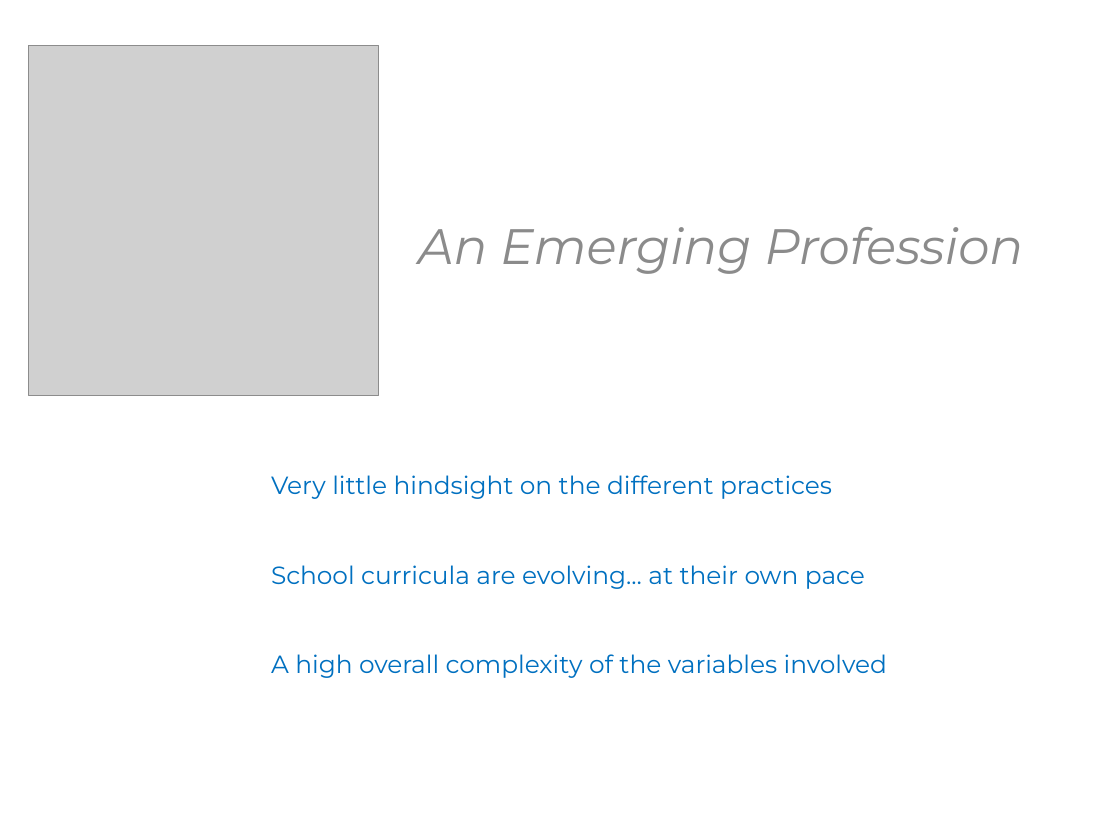
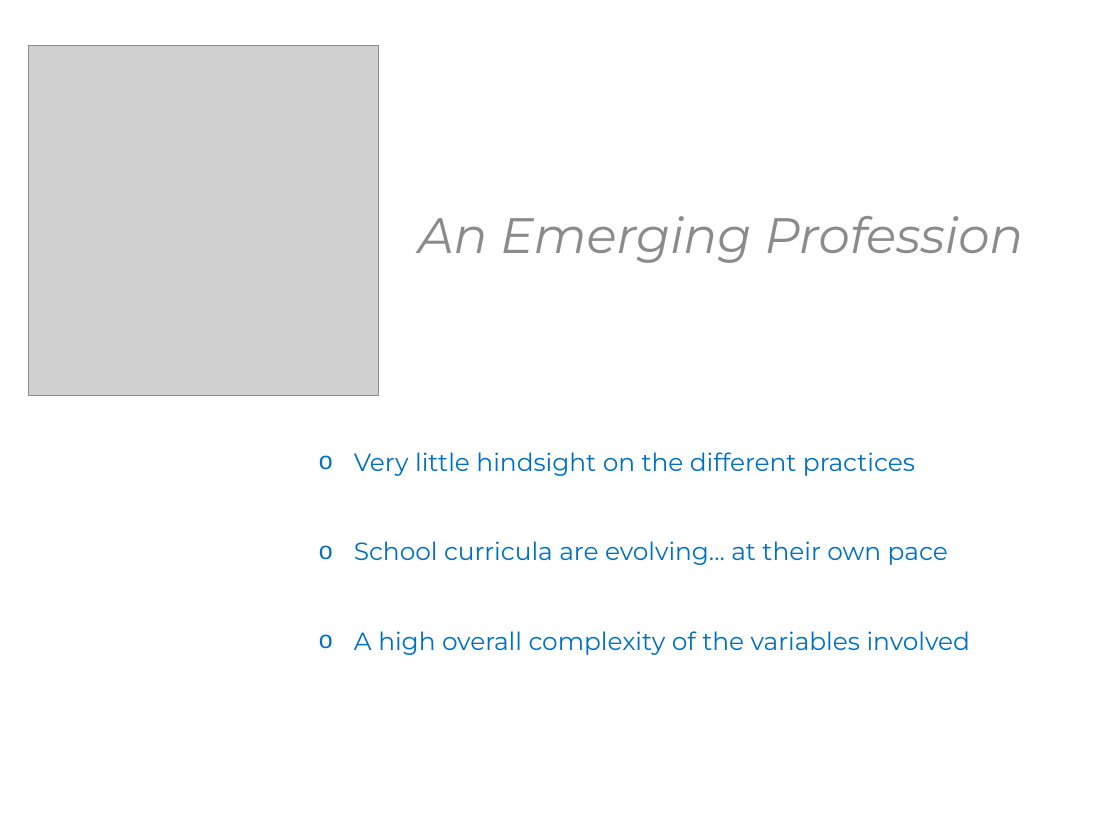
Before and after one commit to KhrisFernandez/tdd, a slide deck: slide 16 of initiation/resources/TDD - Initiation - EN.pptx (slide 30 before the commit). Drawn at 1120x840 pixels with LibreOffice and Linux fonts; fonts in the diff are those of the drawing; grey boxes stand for pictures. Boxes give left, top, right and bottom in pixels: in the first picture for what was removed or moved away, otherwise in the second. Text is boxed around its words. In the diff, an @@ line names an element or a change of style, - is before the commit and + after.

Commit message:
Initiation EN: overall refactor

```diff
--- a/initiation/resources/TDD - Initiation - EN.pptx
+++ b/initiation/resources/TDD - Initiation - EN.pptx
@@ text "An Emerging Profession": place and size @@
-text "An Emerging Profession" at <box>418,227,1024,274</box>
+text "An Emerging Profession" at <box>418,216,1024,263</box>
@@ text "Very little hindsight on the ...": place and size @@
-text "Very little hindsight on the ..." at <box>271,475,887,678</box>
+text "Very little hindsight on the ..." at <box>354,452,970,655</box>
@@ text "Very little hindsight on the ..." at <box>354,452,970,655</box>: bullet none to o @@
```
Also in this commit, not shown: 43 other slides changed, 14 slides added, 9 slides removed, 1 other file.
